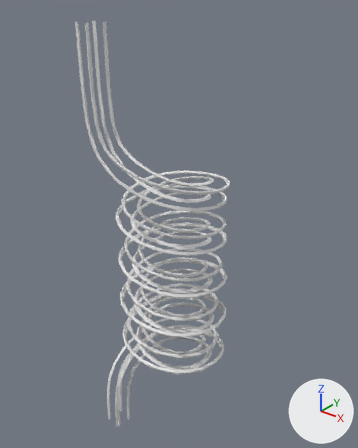
The Blender file Assets/Models/tracks.blend as it was, and as the next commit left it.
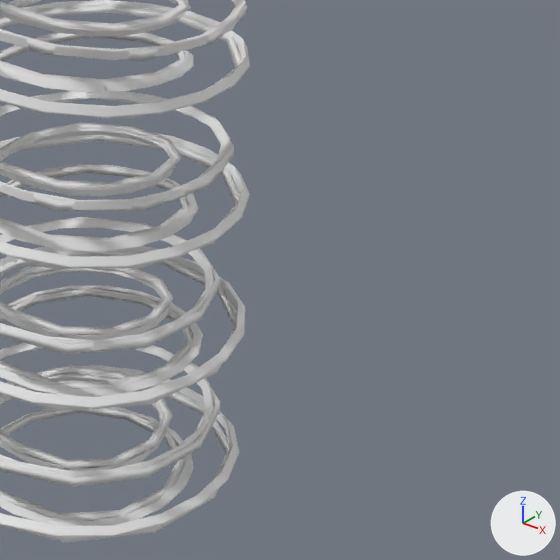
Old and new are each drawn whole from a camera (50 mm lens) standing at (20.93, -28.13, 18.34) and looking at (-2.38, 1.01, 0.27) and again close up on the part from 44% to 88% of the width and 50% to 85% of the height. Arrows for +X, +Y and +Z are at lower right; the lights stay in place.

Objects in the first close-up: 'Track_spiral_mesh', 'Track_spiral_path'.
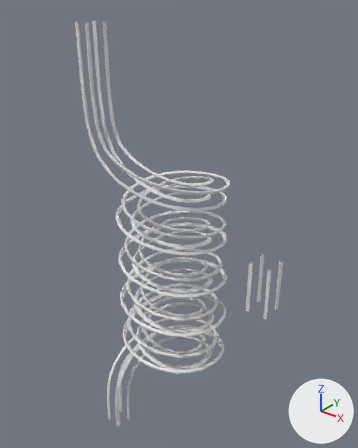
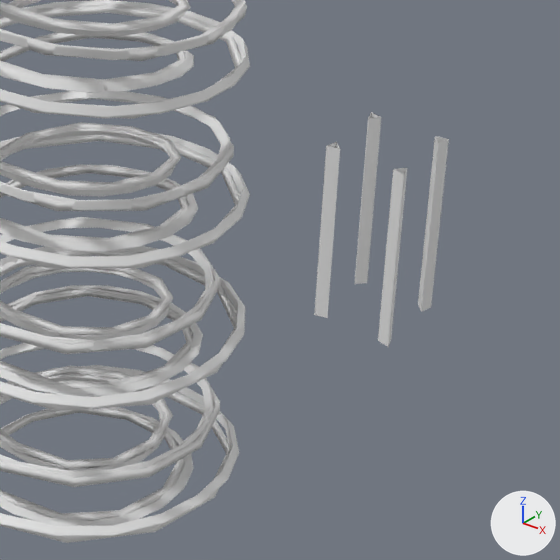
Diff of the bpy script that builds the scene:
```diff
--- a/Assets/Models/tracks.blend.py
+++ b/Assets/Models/tracks.blend.py
@@ cu_nurbspath_001 @@
+cu_nurbspath_001 = bpy.data.curves.new('NurbsPath.001', 'CURVE')
+cu_nurbspath_001.dimensions = '3D'
+_sp = cu_nurbspath_001.splines.new('NURBS'); _sp.points.add(1)
+_sp.points.foreach_set('co', [-2.0, 0.0, 0.0, 1.0, 2.0, 0.0, 0.0, 1.0])
+_sp.order_u = 2
+_sp.order_v = 0
+_sp.use_endpoint_u = True
+cu_nurbspath_001.use_path = True
+cu_nurbspath_001.use_path_clamp = True
+cu_nurbspath_001.bevel_mode = 'OBJECT'
+cu_nurbspath_001.bevel_resolution = 0
+cu_nurbspath_001.fill_mode = 'HALF'
+cu_nurbspath_001.bevel_object = ob_trianglethickbevel
@@ ob_basepath @@
+ob_basepath = bpy.data.objects.new('BasePath', cu_nurbspath_001)
+ob_basepath.location = (6.91, -0.86, -1.2)
+ob_basepath.rotation_euler = (0.0, 1.571, 0.0)  # degrees (0, 90, 0)
```

Boxes (x1, y1, x2, y2) around the edits, measured in the close-ups (560 x 560 px):
'BasePath', added
    after: (314, 112, 449, 347)
